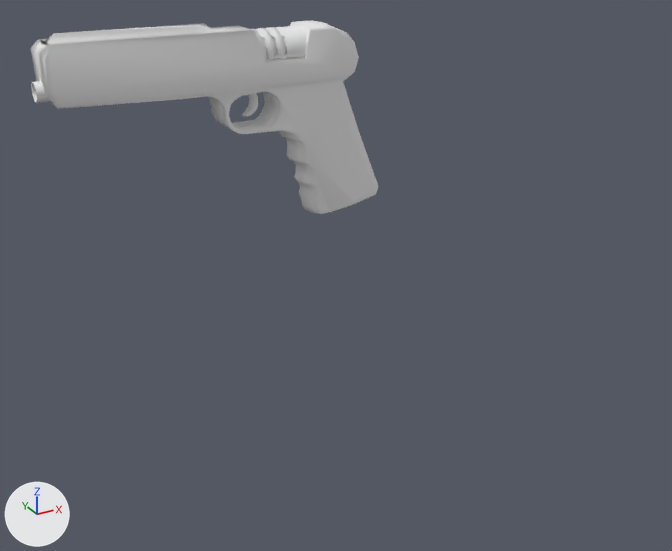
One commit to the FBX model Models/Pistol.fbx: the scene before it, then after it.
One viewpoint serves both versions: a camera (50 mm lens) standing at (-0.385, -0.421, 0.334) and looking at (-0.093, 0.109, 0.07). Every picture has the same lights, and +X, +Y and +Z are marked at lower left. Both versions are drawn at frame 2 of the action 'Default Take'; the numbers are the values there.
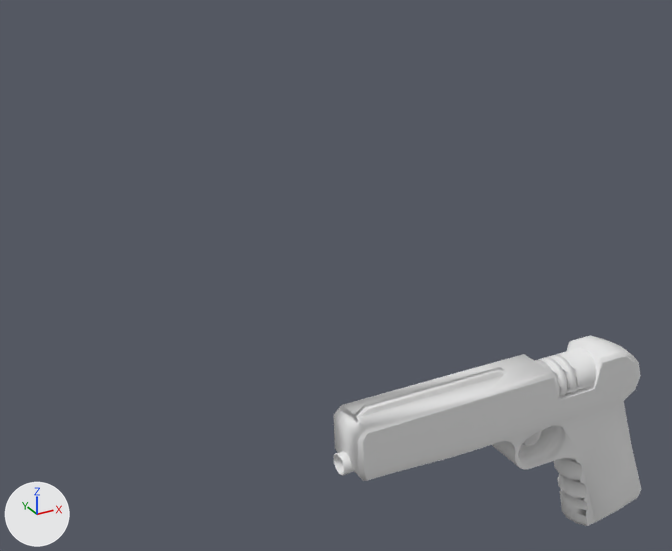
Boxes (x1, y1, x2, y2) around the edits, measured in the pictures (672 x 551 px; the box of a moved part takes in the faces that stretch with it):
'Plane', reshaped, moved (11% narrower): before (31, 20, 378, 214); after (334, 335, 641, 526)
part 1 of me_plane, moved or reshaped: before (31, 81, 51, 103); after (334, 451, 355, 476)
part 2 of me_plane, moved or reshaped: before (261, 35, 286, 55); after (553, 366, 576, 382)
part 3 of me_plane, moved or reshaped: before (251, 26, 307, 62); after (540, 350, 596, 398)
part 4 of me_plane, moved or reshaped: before (255, 26, 290, 33); after (535, 348, 585, 365)
part 5 of me_plane, added: after (334, 335, 641, 526)
part 6 of me_plane, deleted: before (31, 20, 378, 214)

Diff of the bpy script that builds the scene:
```diff
--- a/Models/Pistol.fbx.py
+++ b/Models/Pistol.fbx.py
@@ me_plane @@
 # used by ob_plane; location = (0.0253, 0.1425, 0.1322); rotation_euler = (1.571, -0.302, 0.0), in degrees (90, -17, 0); scale = (0.0232, 0.0241, 0.00499)
-me_plane.from_pydata(...)  # 1535 vertices, 1099 faces; spans x -11.21..-1.25, y -1.08..7.51, z -15.51..-8.76
+me_plane.from_pydata(...)  # 2826 vertices, 2333 faces; spans x -6.44..3.52, y -5.4..3.19, z -2.16..4.6
+# me_plane part 1: the loose piece of 160 vertices spanning x -11.21..-10.37, y 5.79..6.55, z -13.5..-10.61 is moved by (4.77, -4.32, 13.36)
+# me_plane part 2: the loose piece of 16 vertices spanning x -4.53..-2.86, y 3.75..5.31, z -14.35..-9.91 is moved by (4.77, -4.32, 13.36)
+# me_plane part 3: the loose piece of 415 vertices spanning x -4.85..-2.75, y 3.82..5.53, z -12.15..-9.09 is moved by (4.77, -4.32, 13.36)
+# me_plane part 4: the loose piece of 415 vertices spanning x -4.85..-2.75, y 3.82..5.53, z -15.18..-12.12 is moved by (4.77, -4.32, 13.36)
+# me_plane part 5: a new loose piece of 1800 vertices spanning x -6.14..3.52, y -5.4..3.19, z -2.16..4.6, in mat_unnamed (white #e7e7e7)
+# me_plane part 6: the loose piece of 509 vertices spanning x -10.91..-1.25, y -1.08..7.51, z -15.51..-8.76 is deleted
 me_plane.materials.append(mat_unnamed)
@@ ob_plane @@
 ob_plane = bpy.data.objects.new('Plane', me_plane)
-ob_plane.location = (0.0253, 0.1425, 0.1322)
+ob_plane.location = (0.0, 0.0, 0.0)
 ob_plane.rotation_euler = (1.571, -0.302, 0.0)  # degrees (90, -17, 0)
```
